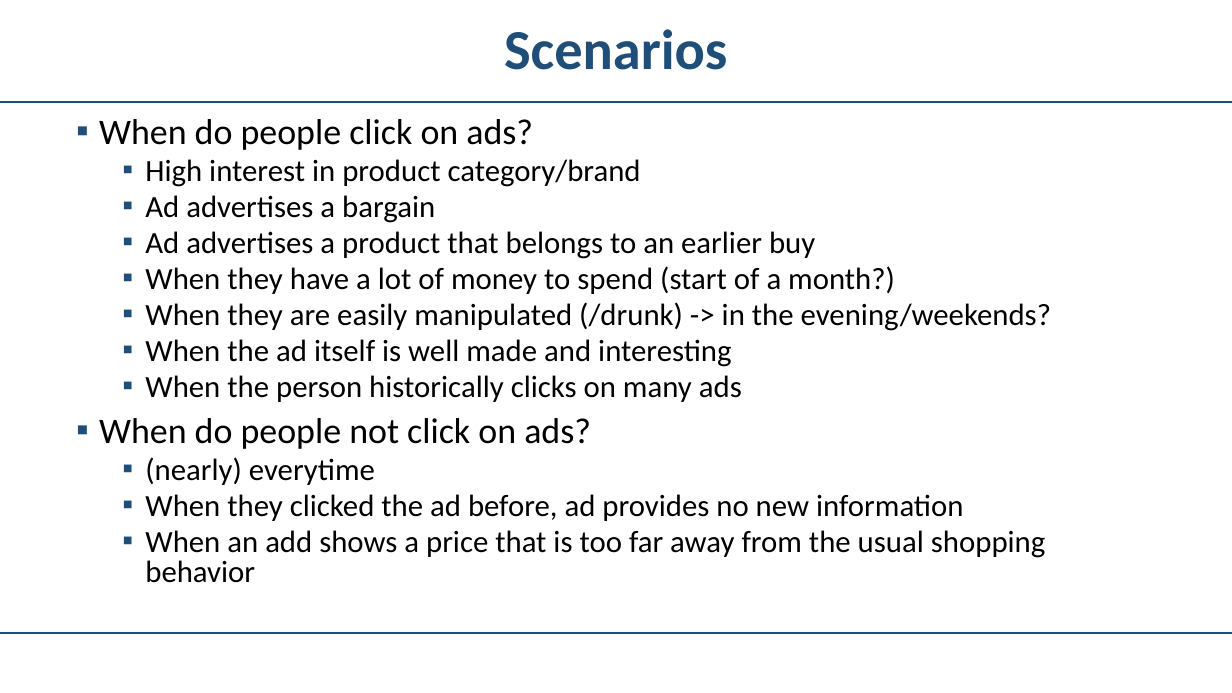
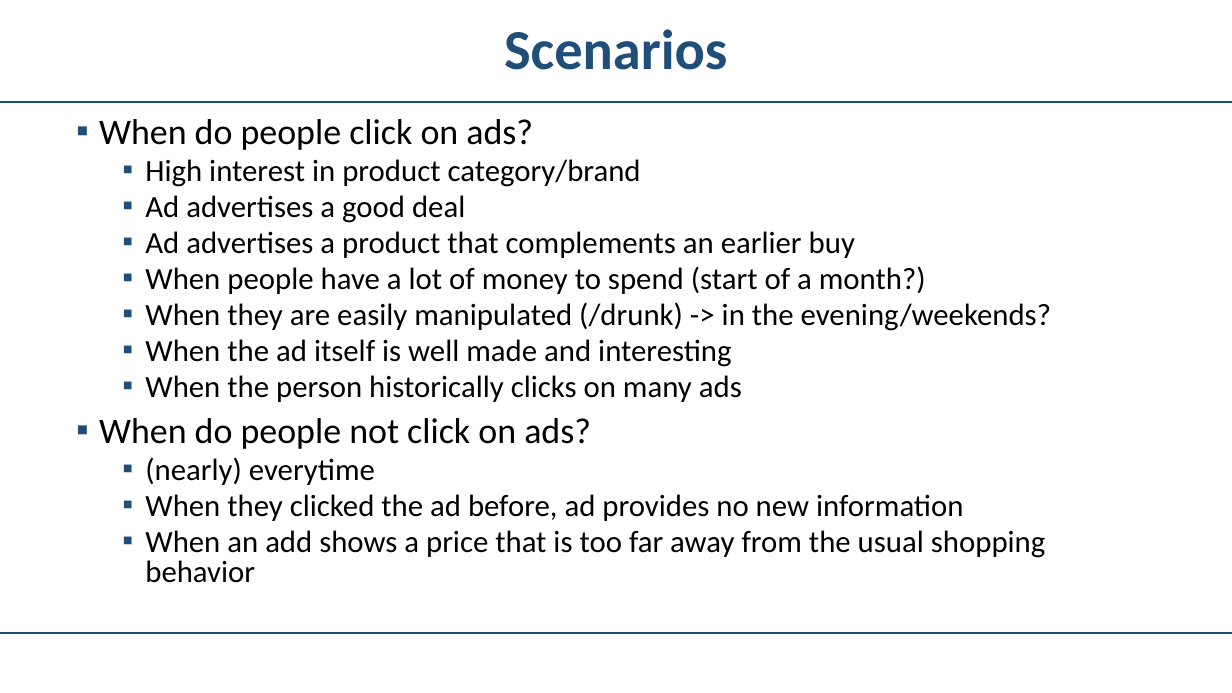
Before and after one commit to Sitorias/AdPrediction, a slide deck: slide 4 of Leo Präsi.pptx. Drawn at 1232x693 pixels with LibreOffice and Linux fonts; fonts in the diff are those of the drawing; background and template pictures are left out. Boxes give left, top, right and bottom in pixels: in the first picture for what was removed or moved away, otherwise in the second. Text is boxed around its words. In the diff, an @@ line names an element or a change of style, - is before the commit and + after.

```diff
--- a/Leo Präsi.pptx
+++ b/Leo Präsi.pptx
@@ text at box(145, 195, 926, 294): text changed @@
-  ▪ Ad advertises a bargain
-  ▪ Ad advertises a product that belongs to an earlier buy
-  ▪ When they have a lot of money to spend (start of a month?)
+  ▪ Ad advertises a good deal
+  ▪ Ad advertises a product that complements an earlier buy
+  ▪ When people have a lot of money to spend (start of a month?)
```
Also in this commit, not shown: 1 other slide changed, 1 other file.
